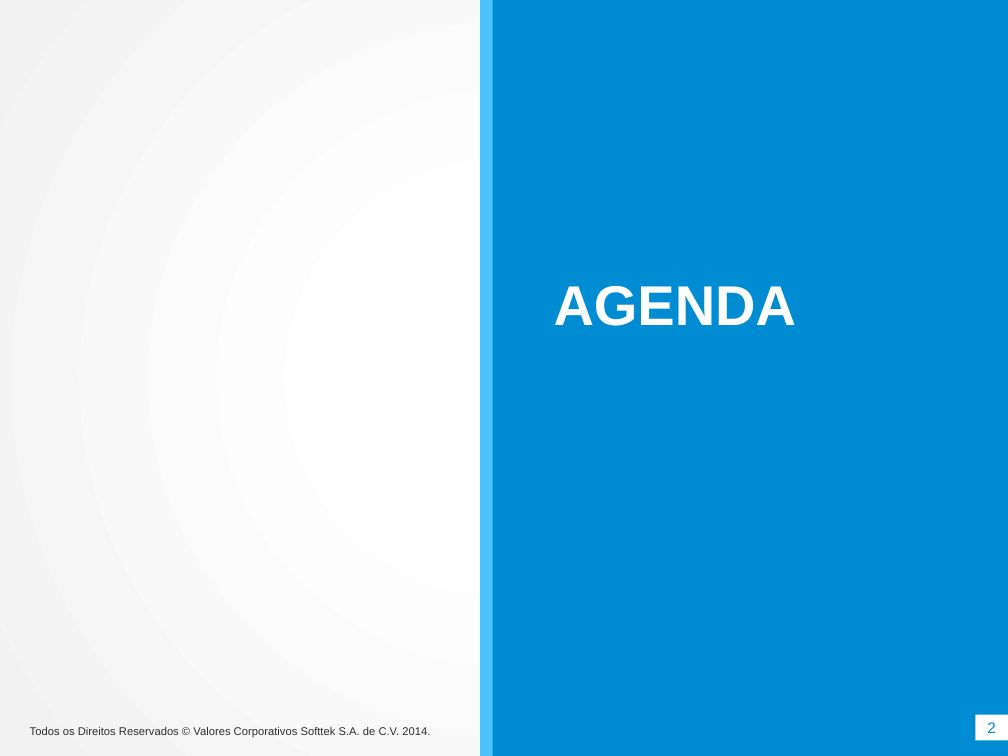
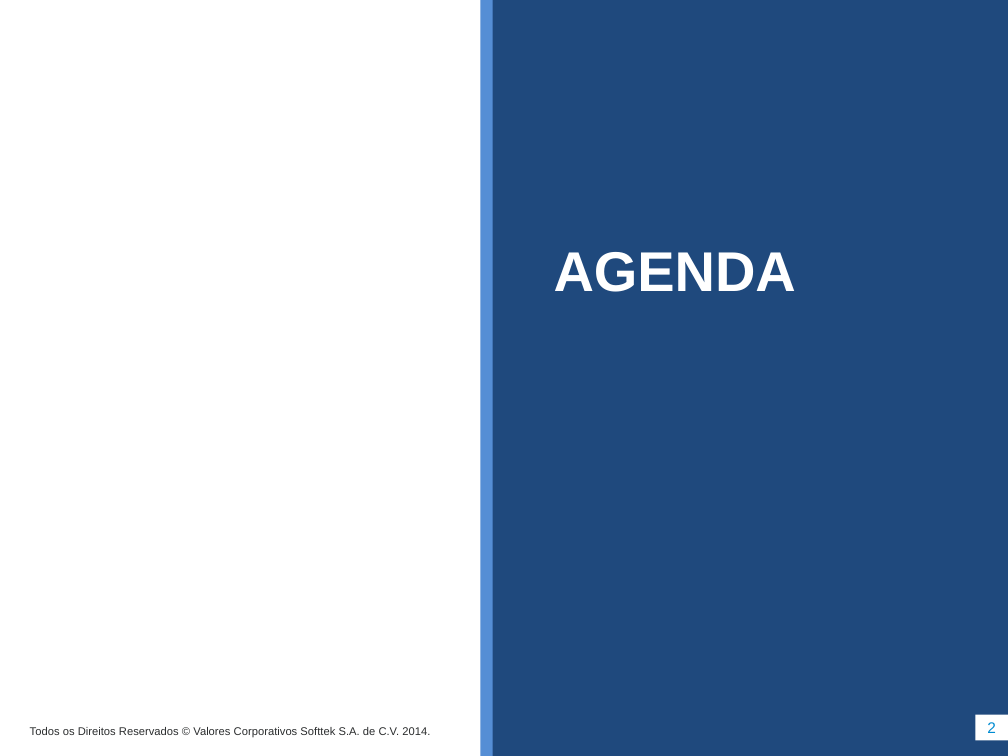
Before and after one commit to softtekAcademy/JavaCourse2016, a slide deck: slide 2 of AdvancedJava-master/collections/doc/Collections.pptx. Drawn at 1008x756 pixels with LibreOffice and Linux fonts; fonts in the diff are those of the drawing; background and template pictures are left out. Boxes give left, top, right and bottom in pixels: in the first picture for what was removed or moved away, otherwise in the second. Text is boxed around its words. In the diff, an @@ line names an element or a change of style, - is before the commit and + after.

```diff
--- a/AdvancedJava-master/collections/doc/Collections.pptx
+++ b/AdvancedJava-master/collections/doc/Collections.pptx
@@ background gradient #FFFFFF to #F2F2F2 to #FFFFFF @@
@@ rectangle at bbox=[481, 0, 493, 756]: fill #4BC3FF to #558ED5 @@
@@ rectangle at bbox=[487, 0, 1008, 756]: fill #008CD2 to #1F497D @@
@@ text "AGENDA" at bbox=[554, 252, 796, 292]: line spacing 38pt to 13.4pt @@
```
Also in this commit, not shown: 23 other slides changed, 1 slide added, 1 slide removed, 8 other files.
